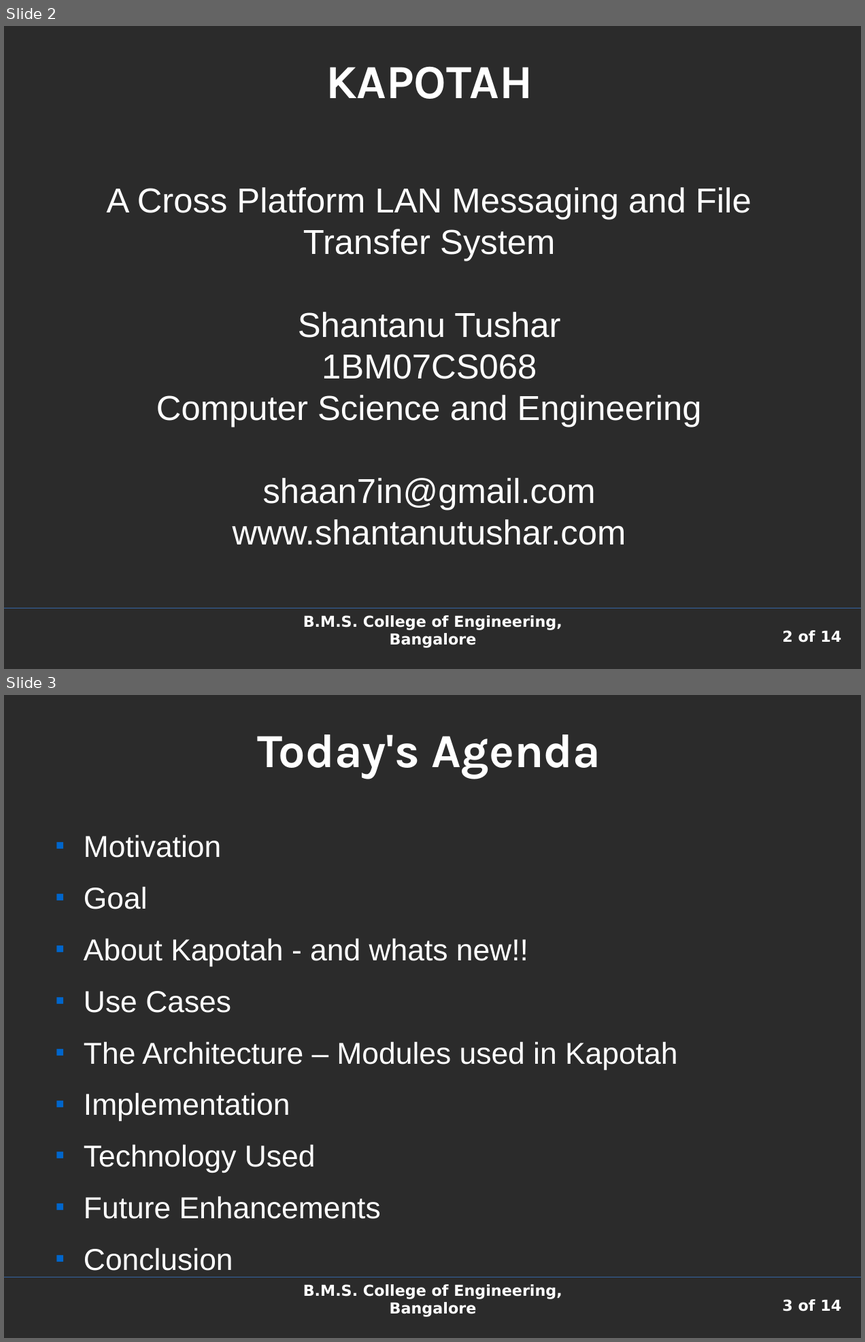
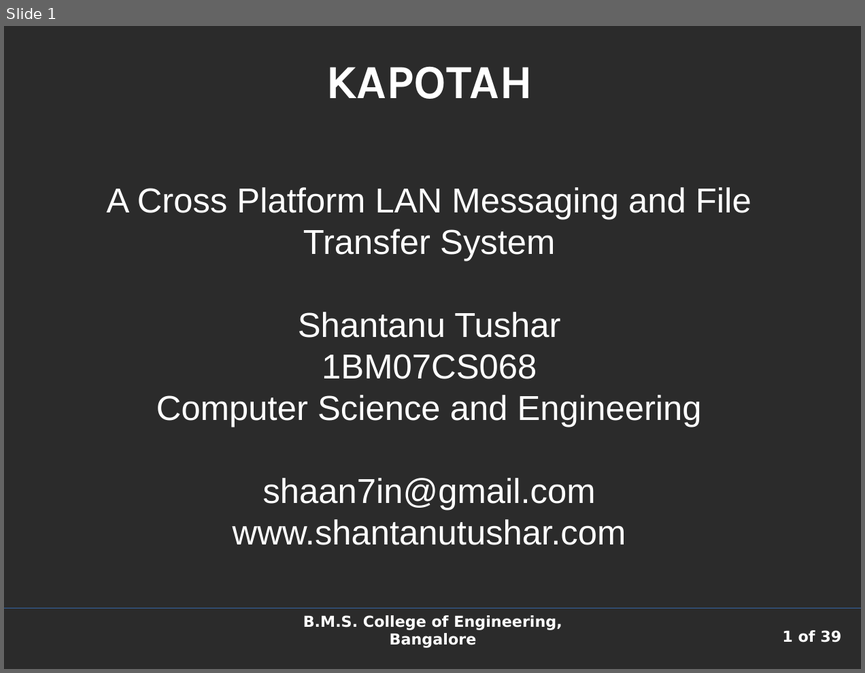
Before and after one commit to shaan7/Kapotah, a slide deck: docs/presentation.odp. Shown one above the other, each under a label of ours: slides 2 and 3 before the commit, slide 1 after it. The pictures are 865x1342 and 865x673 pixels, drawn with LibreOffice and Linux fonts; fonts in the diff are those of the drawing; background and template pictures are left out; a plain dark background stands for a picture behind light text. Boxes give left, top, right and bottom in pixels: in the first picture for what was removed or moved away, otherwise in the second. Text is boxed around its words. In the diff, an @@ line names an element or a change of style, - is before the commit and + after.

```diff
--- a/docs/presentation.odp
+++ b/docs/presentation.odp
@@ slide 3 removed at box(4, 695, 861, 1338), background picture (left out); not listed: 3 template elements that a slide beside it also shows @@
@@ title removed at box(258, 734, 601, 779) @@
-Today's Agenda
@@ text removed at box(84, 834, 677, 1219) @@
-■ Motivation
-■ Goal
-■ About Kapotah - and whats new!!
-■ Use Cases
-■ The Architecture – Modules used in Kapotah
-■ Implementation
-■ Technology Used
-■ Future Enhancements
-■ Conclusion
@@ what was slide 2 is now slide 1 @@
@@ page number at box(782, 630, 841, 642): text changed @@
-2 of 14
+1 of 39
```
Also in this commit, not shown: 7 slides changed, 31 slides added, 5 other slides removed.
